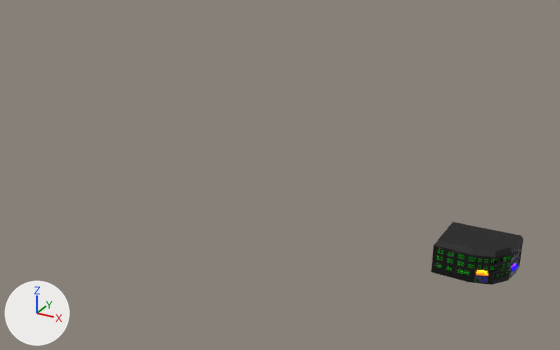
Two versions of the FBX model Assets/Models/Saint Mary's Island/KingstonStreetxAltonRoadShops.fbx, one commit apart.
Camera for both pictures: a 50 mm camera at (733.0, -750.0, 316.0) aimed at (385.0, -117.0, -1.0). Arrows for +X, +Y and +Z are at lower left; the lights stay in place. Where no turn or scale is listed for an object, it has been applied to the vertices.

Script lines for the objects in view, before the commit:
```python
me_cube_004 = bpy.data.meshes.new('Cube.004')
me_cube_004.from_pydata([(0.03, -3.3, 0.41), (0.03, -3.3, 1.0), (-0.59, -1.4, 0.41), (-0.59, -1.4, 1.87), (7.51, -0.85, 0.41), (7.51, -0.85, 1.0), (6.88, 1.05, 0.41), (6.88, 1.05, 1.87)], [], [(0, 1, 3, 2), (2, 3, 7, 6), (6, 7, 5, 4), (4, 5, 1, 0), (2, 6, 4, 0), (7, 3, 1, 5)])
me_cube_004.materials.append(mat_material_038)  # orange #ff9d00
me_cube_005 = bpy.data.meshes.new('Cube.005')
me_cube_005.from_pydata(...)  # 528 vertices, 526 faces; spans x -3.87..4.2, y -1.69..1.81, z -1.0..4.54
# faces by material slot: [504, 22]
me_cube_005.materials.append(mat_material_040)  # dark grey #6d6d6d
me_cube_005.materials.append(mat_material_041)  # blue #1600e7
me_cube_033 = bpy.data.meshes.new('Cube.033')
me_cube_033.from_pydata(...)  # 528 vertices, 526 faces; spans x -1.23..1.3, y -3.96..4.29, z -1.0..4.54
# faces by material slot: [504, 22]
me_cube_033.materials.append(mat_material_049)  # dark grey #6d6d6d
me_cube_033.materials.append(mat_material_050)  # blue #1600e7
me_vert_013 = bpy.data.meshes.new('Vert.013')
me_vert_013.from_pydata(...)  # 5406 vertices, 5505 faces; spans x -30.6..19.8, y -17.3..20.6, z -9.2..14.6
# faces by material slot: [5174, 331]
me_vert_013.materials.append(mat_material_036)  # black #000000
me_vert_013.materials.append(mat_material_037)  # green #00ff08
ob_cube_028 = bpy.data.objects.new('Cube.028', me_cube_004)
ob_cube_028.location = (634.5, -304.4, 54.0)
ob_cube_029 = bpy.data.objects.new('Cube.029', me_cube_005)
ob_cube_029.location = (637.5, -305.1, 49.6)
ob_cube_031 = bpy.data.objects.new('Cube.031', me_cube_033)
ob_cube_031.location = (653.6, -286.3, 49.6)
ob_vert_013 = bpy.data.objects.new('Vert.013', me_vert_013)
ob_vert_013.location = (635.2, -290.0, 56.4)
```
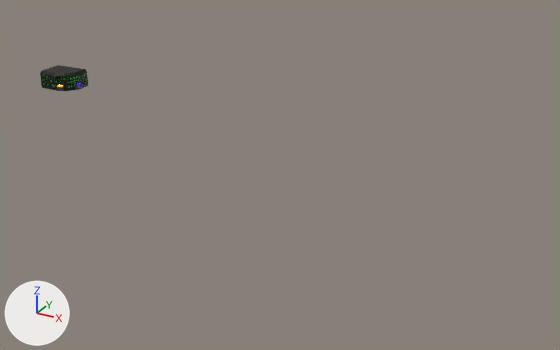
Pixel boxes (x1, y1, x2, y2) of what changed, in the pictures (560 x 350 px):
'Vert.013', moved
    before: (431, 222, 524, 285)
    after: (40, 65, 88, 91)
'Cube.029', moved
    before: (474, 274, 488, 283)
    after: (57, 87, 64, 91)
'Cube.028', moved (not visible afterwards)
    before: (476, 272, 488, 276)
'Cube.031', moved
    before: (510, 270, 516, 277)
    after: (77, 85, 82, 90)

The change, as a list of edits to the scene's bpy script:
```text
Change ob_cube_031:
    ob_cube_031.location: (653.6, -286.3, 49.6) -> (7.0, 6.1, 0.1)
Change ob_vert_013:
    ob_vert_013.location: (635.2, -290.0, 56.4) -> (-11.4, 2.4, 8.6)
Change ob_cube_029:
    ob_cube_029.location: (637.5, -305.1, 49.6) -> (-9.1, -12.7, 0.5)
Change ob_cube_028:
    ob_cube_028.location: (634.5, -304.4, 54.0) -> (-12.1, -12.0, 4.6)
```
